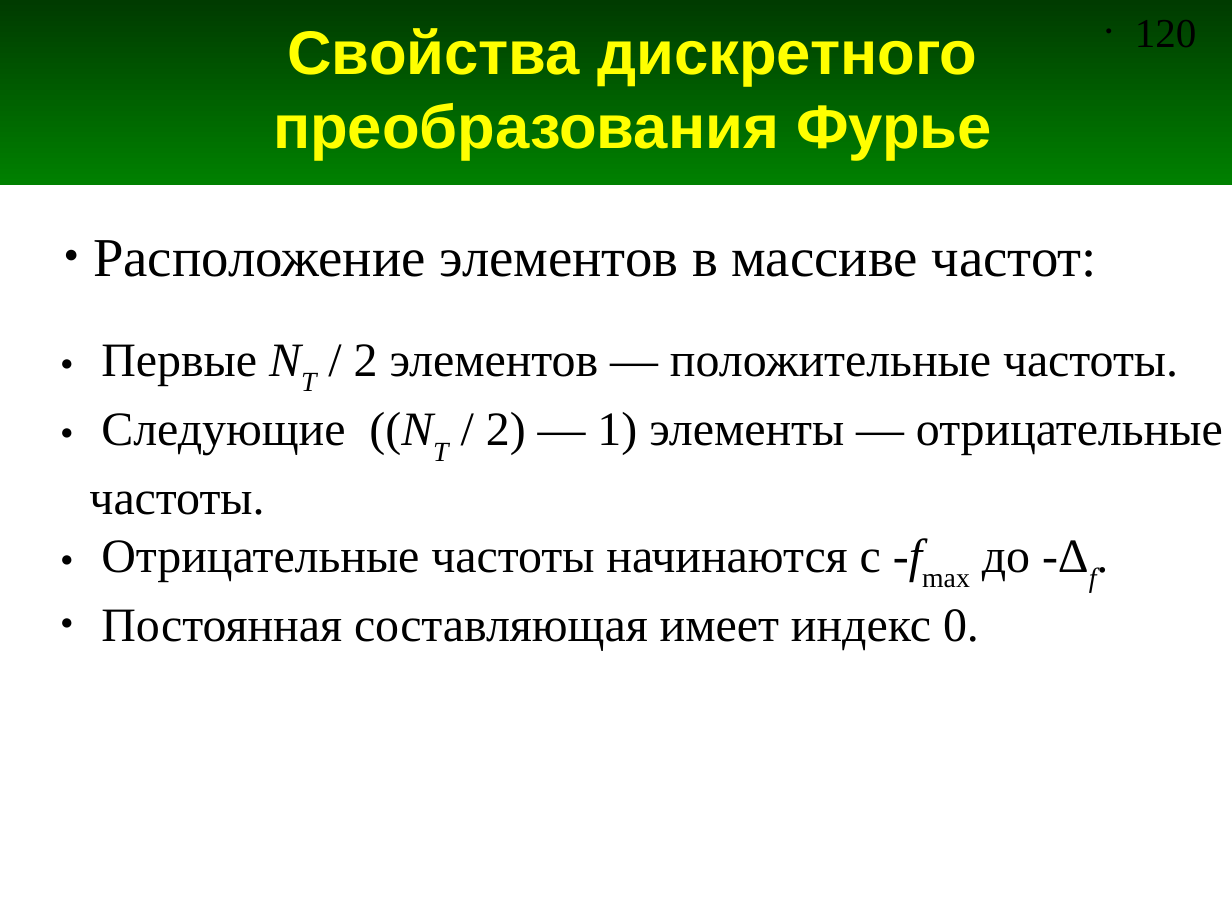
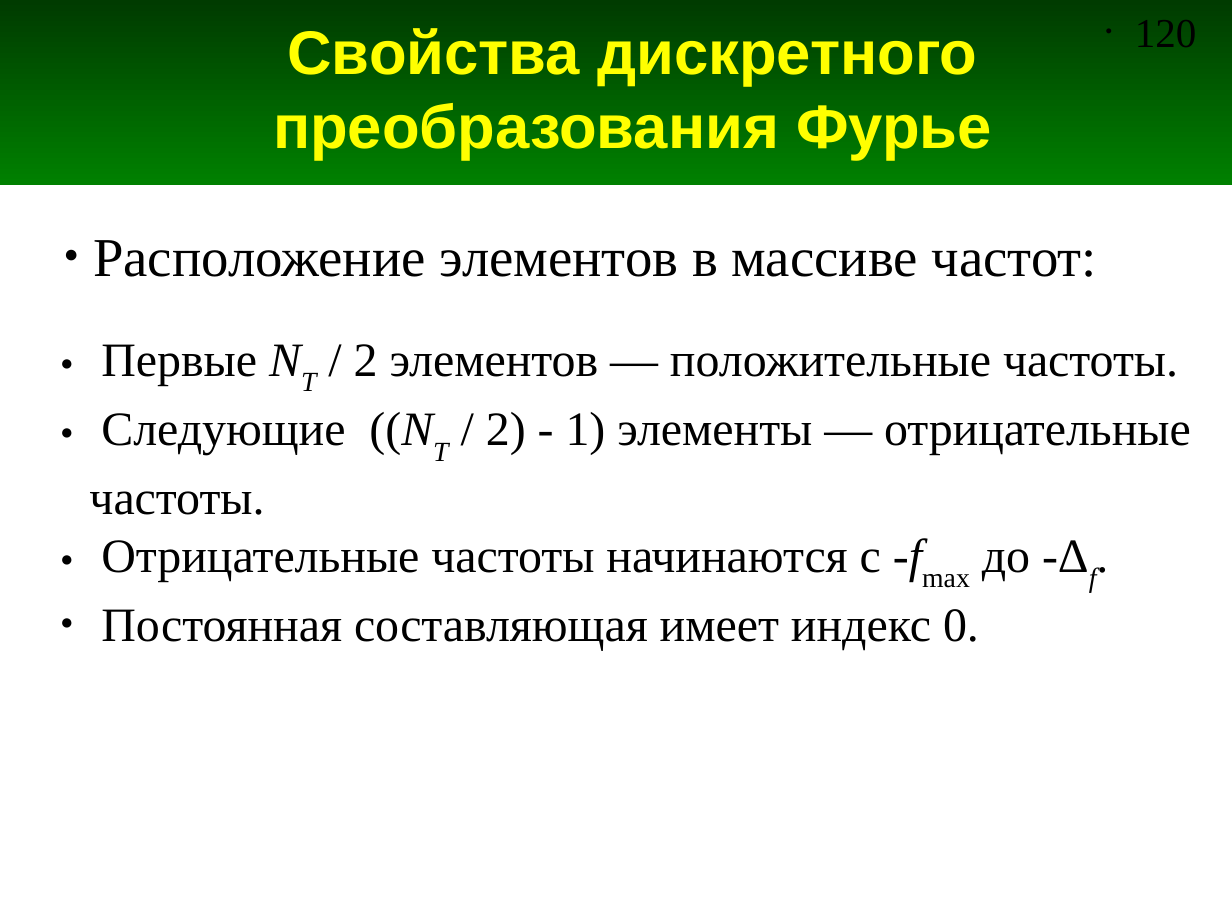
Before and after one commit to andris0147sv/modelling, a slide deck: slide 120 of presentations/2. FDTD.odp. Drawn at 1232x924 pixels with LibreOffice and Linux fonts; fonts in the diff are those of the drawing. Boxes give left, top, right and bottom in pixels: in the first picture for what was removed or moved away, otherwise in the second. Text is boxed around its words. In the diff, an @@ line names an element or a change of style, - is before the commit and + after.

```diff
--- a/presentations/2. FDTD.odp
+++ b/presentations/2. FDTD.odp
@@ text at (x1=89, y1=412, x2=1191, y2=515): text changed @@
-● Следующие ((NT / 2) — 1) элементы — отрицательные
-  частоты.
+● Следующие ((NT / 2) - 1) элементы — отрицательные
+  частоты.
```
Also in this commit, not shown: 10 other slides changed.
